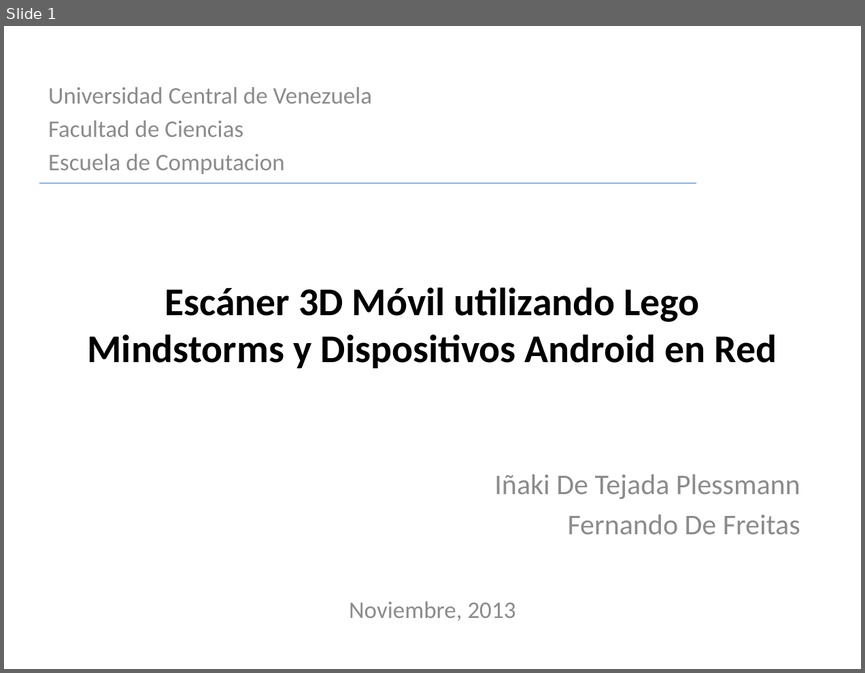
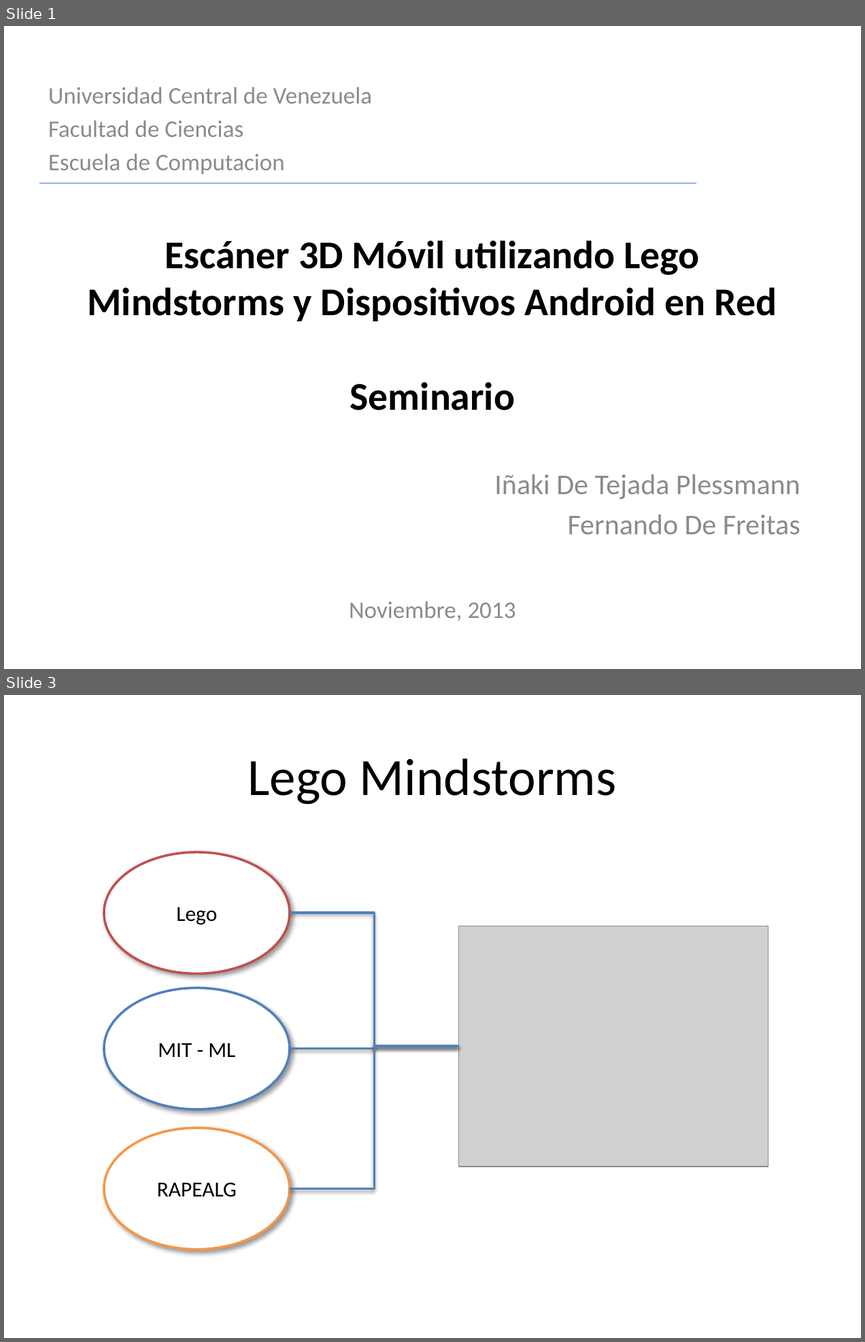
Before and after one commit to fdefreitas/MADN3S, a slide deck: presentacion-seminario.pptx. Shown one above the other, each under a label of ours: slide 1 before the commit, slides 1 and 3 after it; the slides between them are not shown. The pictures are 865x673 and 865x1342 pixels, drawn with LibreOffice and Linux fonts; fonts in the diff are those of the drawing; grey boxes stand for pictures. Boxes give left, top, right and bottom in pixels: in the first picture for what was removed or moved away, otherwise in the second. Text is boxed around its words. In the diff, an @@ line names an element or a change of style, - is before the commit and + after.

```diff
--- a/presentacion-seminario.pptx
+++ b/presentacion-seminario.pptx
@@ slide 3 added at [4,695,861,1338], background #FFFFFF @@
@@ title added at [248,758,617,804], 44 pt, text #000000 @@
+Lego Mindstorms
@@ ellipse added at [104,852,290,974], fill #FFFFFF, outline #C0504D 2 pt, 18 pt, text #000000 @@
+Lego
@@ elbow line added from (290, 913) to (459, 1047), #4F81BD 2 pt @@
@@ picture added at [459,926,768,1166] @@
@@ ellipse added at [104,988,290,1110], fill #FFFFFF, outline #4F81BD 2 pt, 18 pt, text #000000 @@
+MIT - ML
@@ elbow line added from (290, 1048) to (459, 1047), #4F81BD 2 pt @@
@@ elbow line added from (290, 1189) to (459, 1047), #4F81BD 2 pt @@
@@ ellipse added at [104,1127,290,1249], fill #FFFFFF, outline #F79646 2 pt, 18 pt, text #000000 @@
+RAPEALG
@@ slide 1 changed as well @@
@@ title at [87,240,777,410]: text changed @@
-Escáner 3D Móvil utilizando Lego Mindstorms y Dispositivos Android en Red
+Escáner 3D Móvil utilizando Lego Mindstorms y Dispositivos Android en Red
+Seminario
```
Also in this commit, not shown: 1 other slide added, 1 slide removed.
